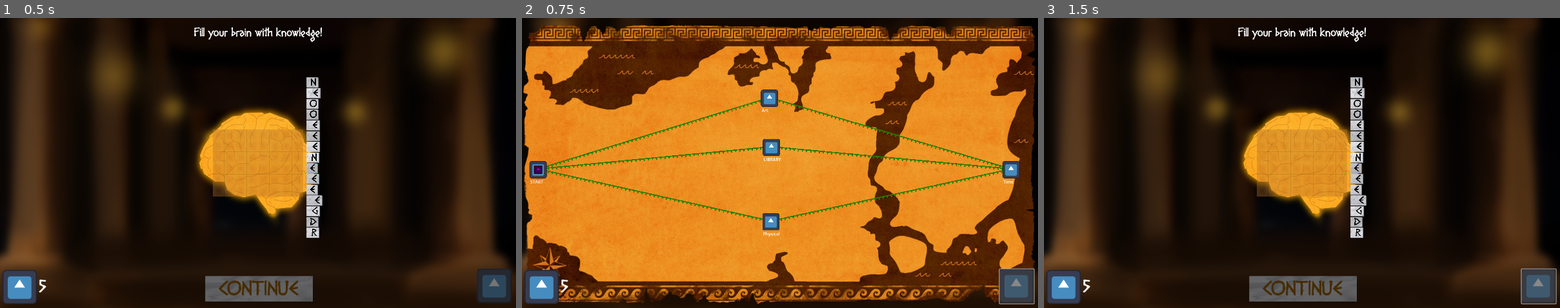
Above: before the commit, frames 1-3 (left to right).
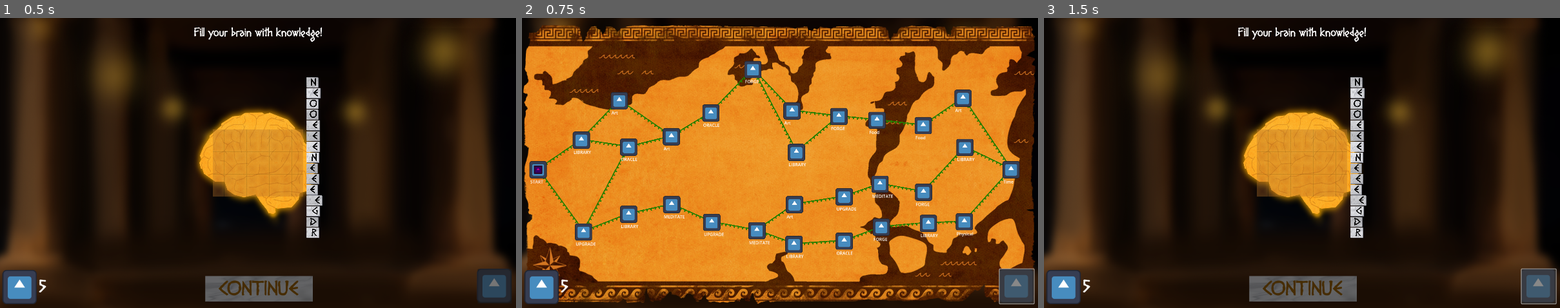
Above: after the commit, the same moments.

Repository: hulien22/ldjam54
Game: Godot game, scene res://scenes/main.tscn
The game is run twice, just before and just after one commit, with the same random seed, the same clock (stepped at 60 frames per second) and the same inputs. The engine's default icon, where the game draws it, is replaced by a stand-in: a white triangle on a blue panel in a dark square.
Inputs (mouse positions are in pixels of both pictures, inside the frame that each line leads up to):
- Up to frame 1 (0.5 s): no input
- Up to frame 2 (0.75 s): click (1017, 287) at 0.5 s
- Up to frame 3 (1.5 s): click (1539, 287) at 1.25 s

Frame 1 is identical in both runs. In frame 2, 9.3% of the frame differs, in the area x 4-94%, y 14-83%; in frame 3, nothing differs.

Commit message:
map length back to normal

Diff:
--- a/scripts/main.gd
+++ b/scripts/main.gd
@@ -33,7 +33,7 @@
 	stage = 0
 	show_brain(false);
 	map = map_scene.instantiate()
-	map.length = 1;
+#	map.length = 1;
 	map.set_stage(stage);
 	map.connect("moved_to_location", _on_moved_to_location)
 	brain_preview = brain_preview_scene.instantiate()
